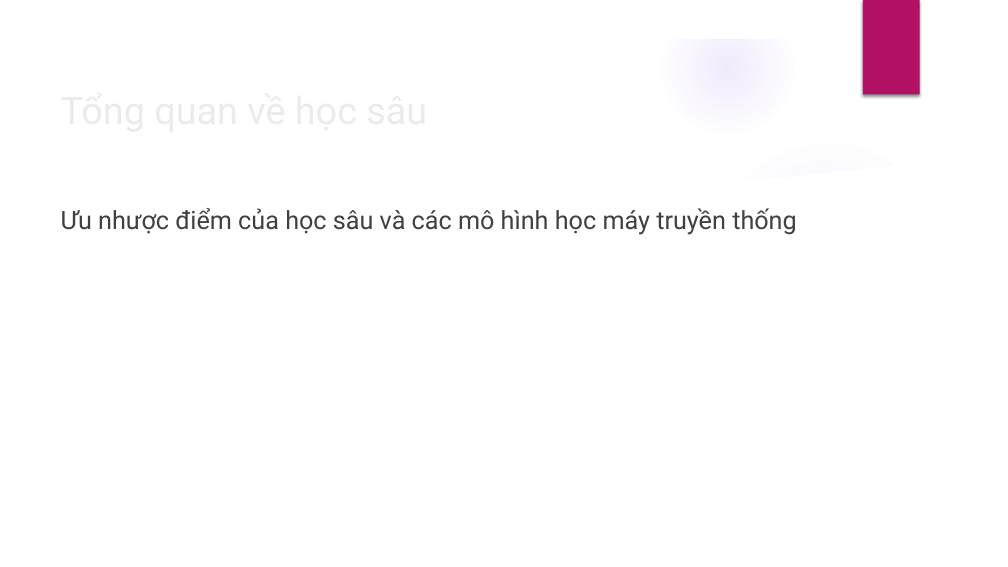
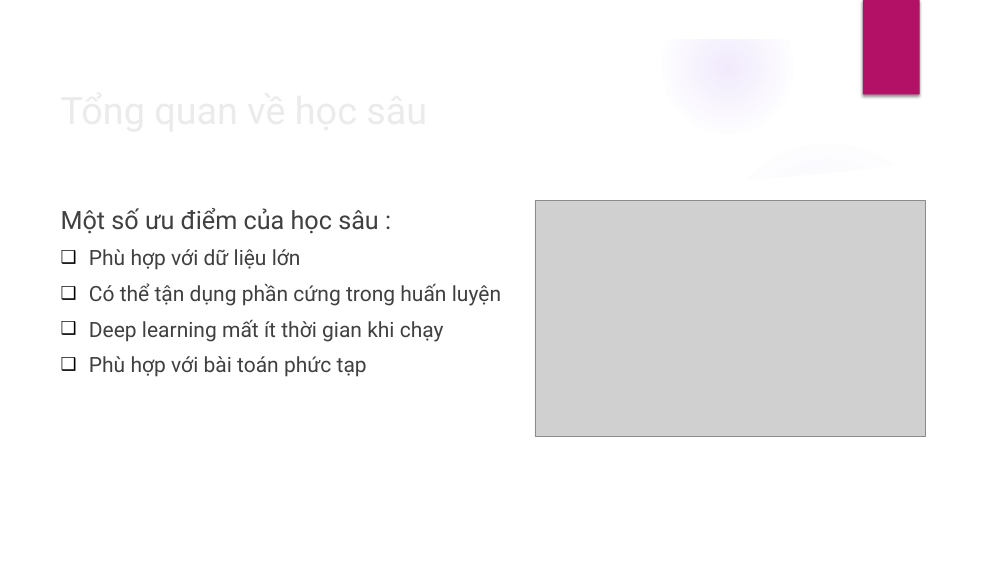
Before and after one commit to DesertFoxee/ai_room_price_prediction, a slide deck: slide 5 of Slide.pptx. Drawn at 1008x567 pixels with LibreOffice and Linux fonts; fonts in the diff are those of the drawing; grey boxes stand for pictures; background and template pictures are left out. Boxes give left, top, right and bottom in pixels: in the first picture for what was removed or moved away, otherwise in the second. Text is boxed around its words. In the diff, an @@ line names an element or a change of style, - is before the commit and + after.

```diff
--- a/Slide.pptx
+++ b/Slide.pptx
@@ text at (61,208,501,377): text changed; size 24 to 20 pt @@
-Ưu nhược điểm của học sâu và các mô hình học máy truyền thống
+Một số ưu điểm của học sâu :
+❑ Phù hợp với dữ liệu lớn
+❑ Có thể tận dụng phần cứng trong huấn luyện
+❑ Deep learning mất ít thời gian khi chạy
+❑ Phù hợp với bài toán phức tạp
@@ picture added at (535,200,926,437) @@
```
Also in this commit, not shown: 15 other slides changed, 1 slide removed, 1 other file.
